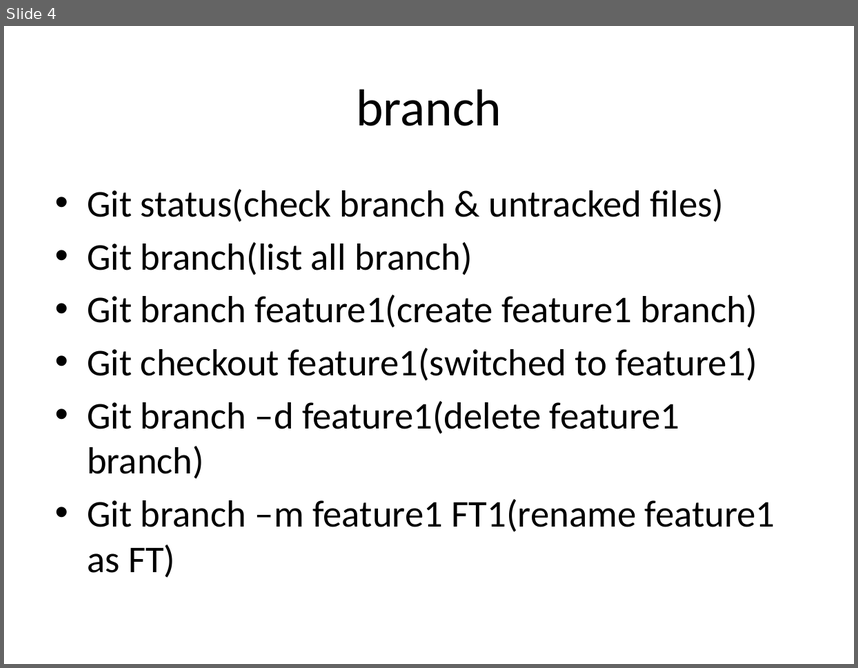
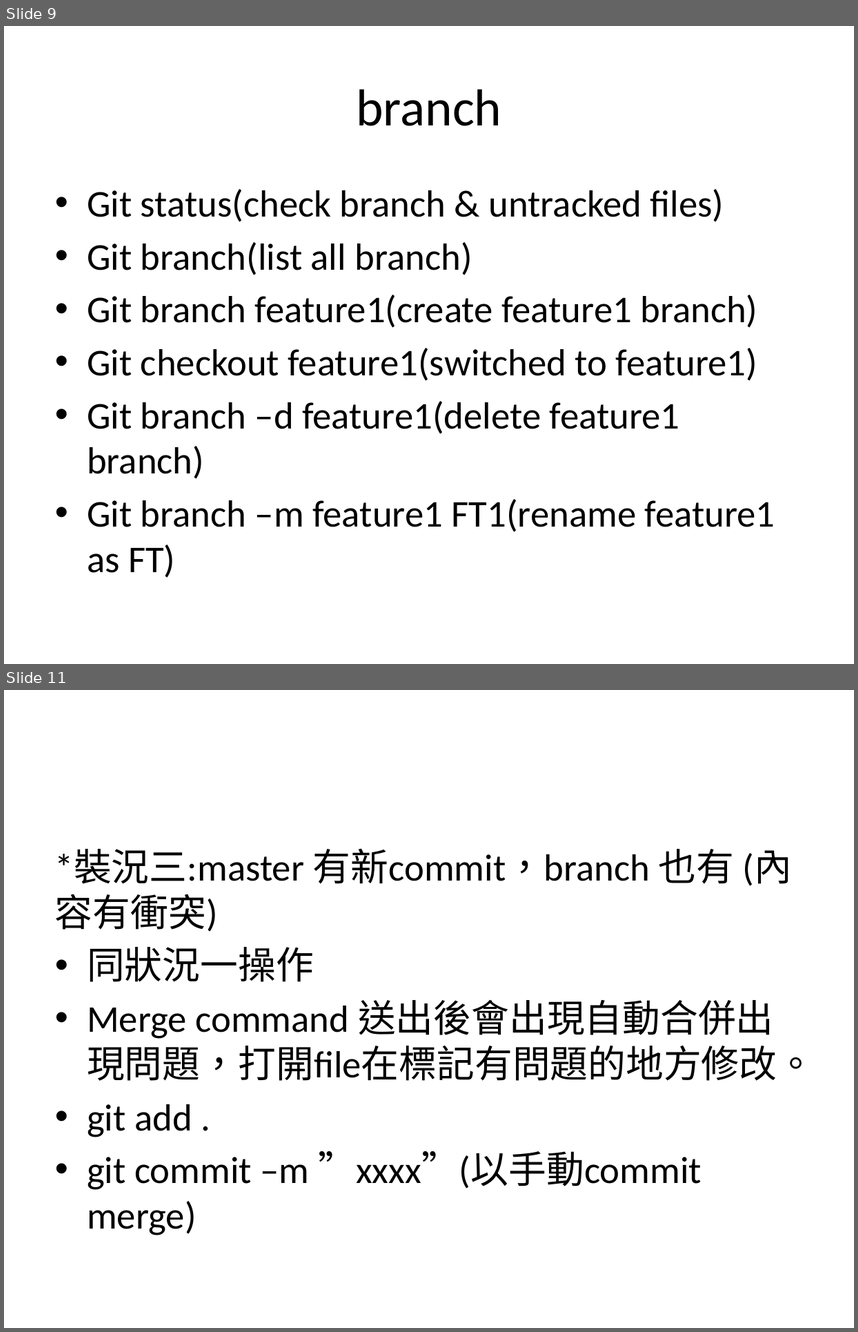
Before and after one commit to Howard0501/test, a slide deck: github_tutorial.pptx. Shown one above the other, each under a label of ours: slide 4 before the commit, slides 9 and 11 after it; the slides between them are not shown. The pictures are 858x668 and 858x1332 pixels, drawn with LibreOffice and Linux fonts; fonts in the diff are those of the drawing. Boxes give left, top, right and bottom in pixels: in the first picture for what was removed or moved away, otherwise in the second. Text is boxed around its words. In the diff, an @@ line names an element or a change of style, - is before the commit and + after.

```diff
--- a/github_tutorial.pptx
+++ b/github_tutorial.pptx
@@ slide 11 added at bbox=[4, 690, 854, 1328], background #FFFFFF @@
@@ text added at bbox=[55, 848, 815, 1235], 32 pt, text #000000 @@
+*裝況三:master 有新commit，branch 也有 (內容有衝突)
+• 同狀況一操作
+• Merge command 送出後會出現自動合併出現問題，打開file在標記有問題的地方修改。
+• git add .
+• git commit –m ”xxxx”(以手動commit merge)
@@ what was slide 4 is now slide 9 @@
```
Also in this commit, not shown: 1 slide changed, 6 other slides added, 1 slide removed.
